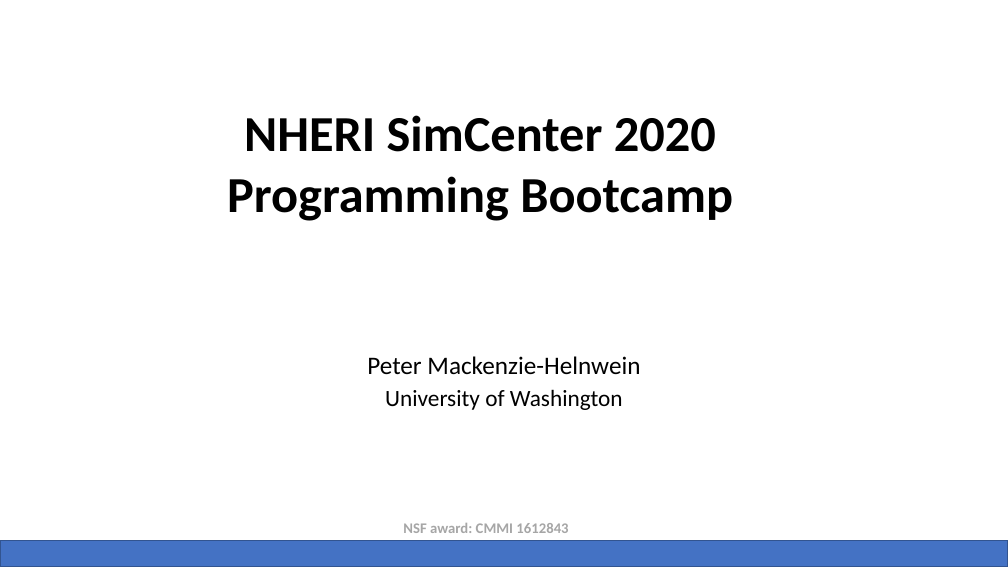
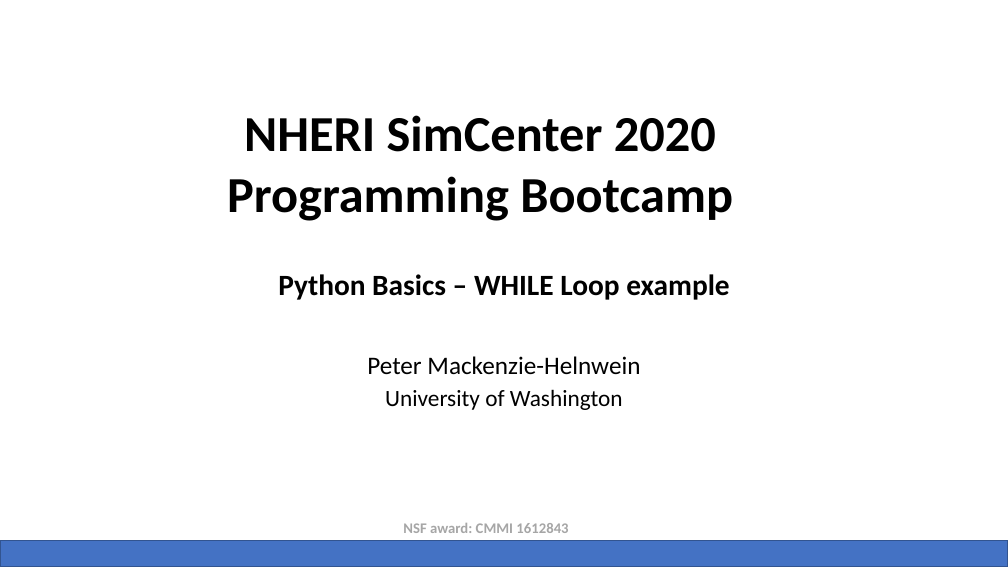
Before and after one commit to NHERI-SimCenter/SimCenterBootcamp2020, a slide deck: slide 20 of presentations/SimCenter Bootcamp Python.pptx (slide 28 before the commit). Drawn at 1008x567 pixels with LibreOffice and Linux fonts; fonts in the diff are those of the drawing; background and template pictures are left out. Boxes give left, top, right and bottom in pixels: in the first picture for what was removed or moved away, otherwise in the second. Text is boxed around its words. In the diff, an @@ line names an element or a change of style, - is before the commit and + after.

```diff
--- a/presentations/SimCenter Bootcamp Python.pptx
+++ b/presentations/SimCenter Bootcamp Python.pptx
@@ subtitle added at (x1=278, y1=274, x2=730, y2=300), 28 pt, text #000000, bold @@
+Python Basics – WHILE Loop example
```
Also in this commit, not shown: 14 other slides changed, 9 slides added, 11 other files.
